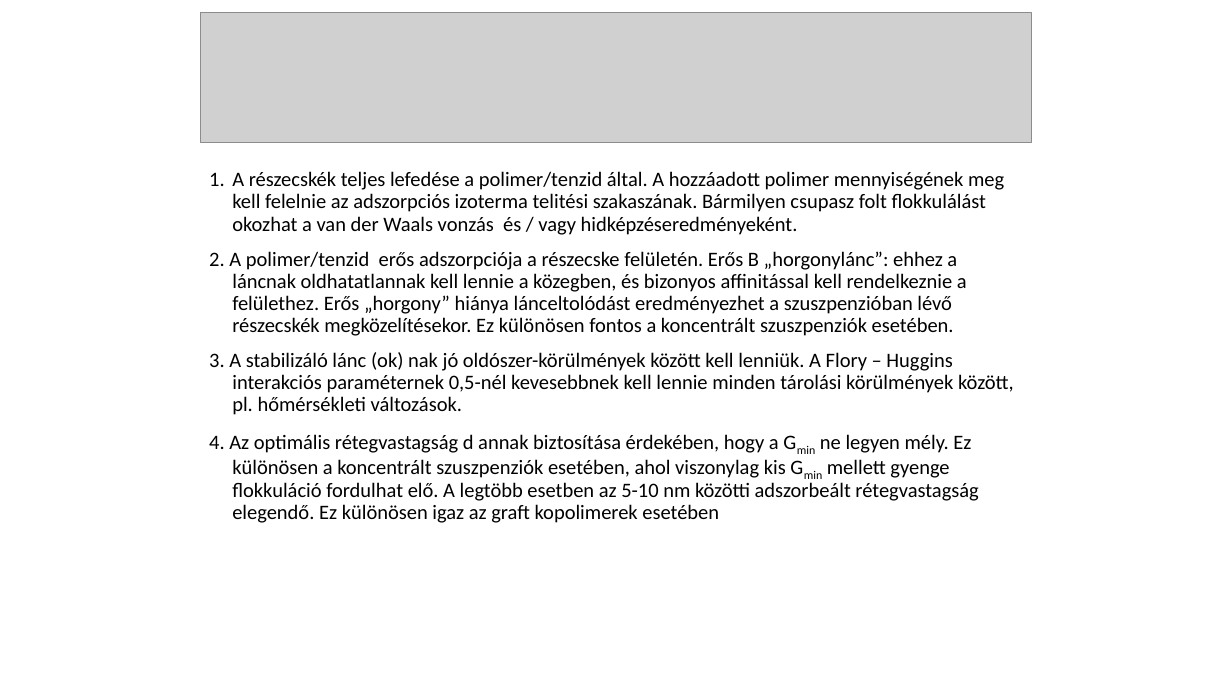
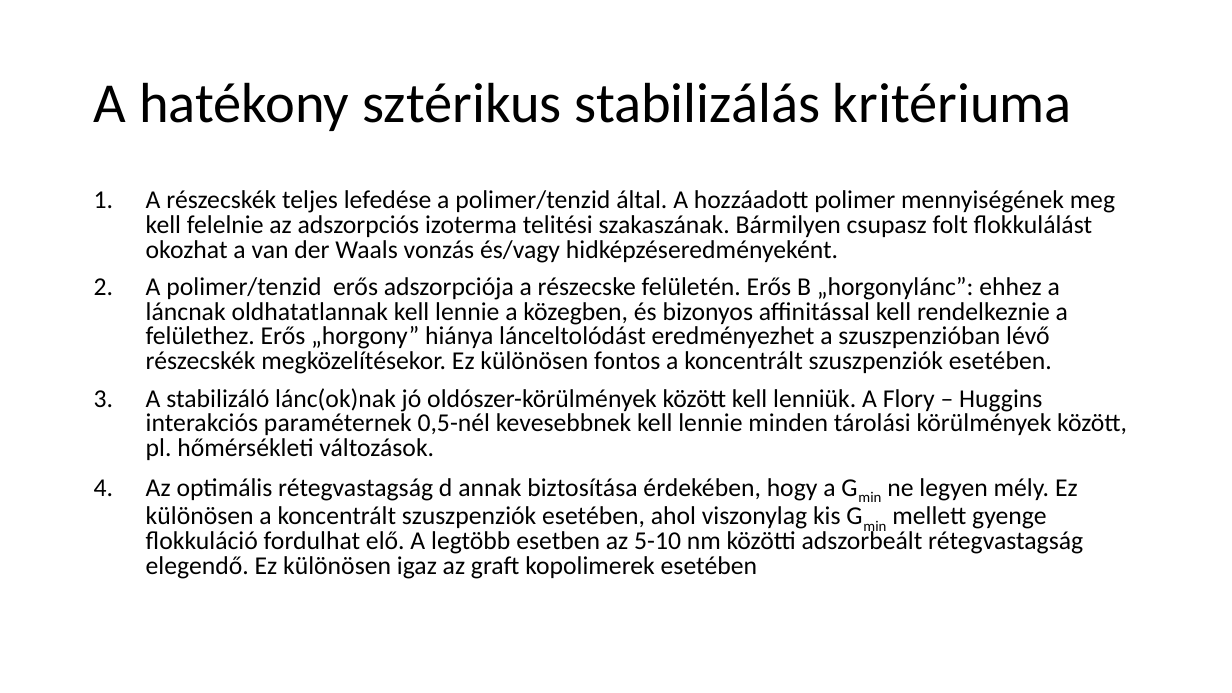
Before and after one commit to LilianaBohus/chemistry-presenations, a slide deck: slide 38 of oil-based-suspensions.ppt (slide 39 before the commit). Drawn at 1232x693 pixels with LibreOffice and Linux fonts; fonts in the diff are those of the drawing; grey boxes stand for pictures. Boxes give left, top, right and bottom in pixels: in the first picture for what was removed or moved away, otherwise in the second. Text is boxed around its words. In the diff, an @@ line names an element or a change of style, - is before the commit and + after.

```diff
--- a/oil-based-suspensions.ppt
+++ b/oil-based-suspensions.ppt
@@ picture removed at <box>200,13,1032,142</box> @@
@@ title added at <box>94,82,1072,131</box>, 44 pt, text #000000 @@
+A hatékony sztérikus stabilizálás kritériuma
@@ text at <box>146,190,1127,579</box>: text changed; size 16 to 20 pt @@
-1. A részecskék teljes lefedése a polimer/tenzid által. A hozzáadott polimer mennyiségének meg kell felelnie az adszorpciós izoterma telitési szakaszának. Bármilyen csupasz folt flokkulálást okozhat a van der Waals vonzás és / vagy hidképzéseredményeként.
-2. A polimer/tenzid erős adszorpciója a részecske felületén. Erős B „horgonylánc”: ehhez a láncnak oldhatatlannak kell lennie a közegben, és bizonyos affinitással kell rendelkeznie a felülethez. Erős „horgony” hiánya lánceltolódást eredményezhet a szuszpenzióban lévő részecskék megközelítésekor. Ez különösen fontos a koncentrált szuszpenziók esetében.
-3. A stabilizáló lánc (ok) nak jó oldószer-körülmények között kell lenniük. A Flory – Huggins interakciós paraméternek 0,5-nél kevesebbnek kell lennie minden tárolási körülmények között, pl. hőmérsékleti változások.
-4. Az optimális rétegvastagság d annak biztosítása érdekében, hogy a Gmin ne legyen mély. Ez különösen a koncentrált szuszpenziók esetében, ahol viszonylag kis Gmin mellett gyenge flokkuláció fordulhat elő. A legtöbb esetben az 5-10 nm közötti adszorbeált rétegvastagság elegendő. Ez különösen igaz az graft kopolimerek esetében
+1. A részecskék teljes lefedése a polimer/tenzid által. A hozzáadott polimer mennyiségének meg kell felelnie az adszorpciós izoterma telitési szakaszának. Bármilyen csupasz folt flokkulálást okozhat a van der Waals vonzás és/vagy hidképzéseredményeként.
+2. A polimer/tenzid erős adszorpciója a részecske felületén. Erős B „horgonylánc”: ehhez a láncnak oldhatatlannak kell lennie a közegben, és bizonyos affinitással kell rendelkeznie a felülethez. Erős „horgony” hiánya lánceltolódást eredményezhet a szuszpenzióban lévő részecskék megközelítésekor. Ez különösen fontos a koncentrált szuszpenziók esetében.
+3. A stabilizáló lánc(ok)nak jó oldószer-körülmények között kell lenniük. A Flory – Huggins interakciós paraméternek 0,5-nél kevesebbnek kell lennie minden tárolási körülmények között, pl. hőmérsékleti változások.
+4. Az optimális rétegvastagság d annak biztosítása érdekében, hogy a Gmin ne legyen mély. Ez különösen a koncentrált szuszpenziók esetében, ahol viszonylag kis Gmin mellett gyenge flokkuláció fordulhat elő. A legtöbb esetben az 5-10 nm közötti adszorbeált rétegvastagság elegendő. Ez különösen igaz az graft kopolimerek esetében
```
Also in this commit, not shown: 6 other slides changed, 1 slide removed.
